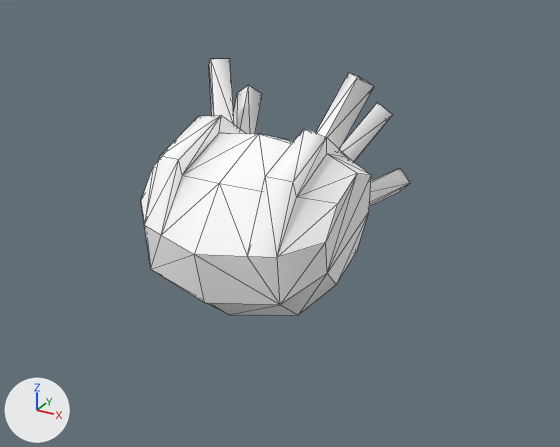
A saved change to the OBJ model Assets/Art/Nova1492/GXConverted/Models/Characters/MobAndBoss/datan_common_king-body_cf38d4b4.obj.
The view is the same before and after, from a camera (50 mm lens) standing at (2.39, -3.68, 2.21) and looking at (0.14, 0.41, 0.16). The lights are fixed; the arrows at lower left show +X, +Y and +Z. The picture after the commit comes second. Mesh edges are drawn as thin lines. Where no turn or scale is listed for an object, it has been applied to the vertices.

In view in the first picture: 'datan_common_king-body_cf38d4b4'.
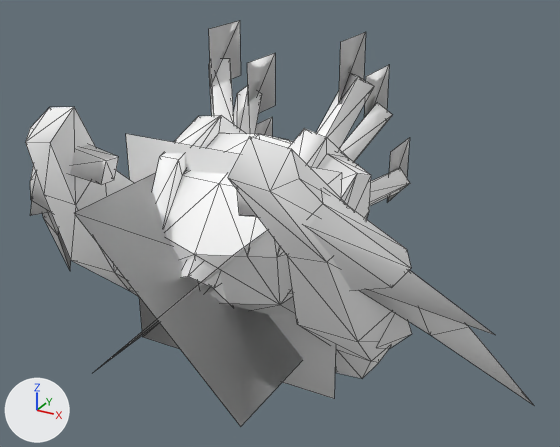
Where the change shows, as pixel boxes [x1, y1, x2, y2] in the pictures (560 x 447 px):
'datan_common_king-body_cf38d4b4_mesh09', added
    after: [228, 137, 533, 405]
'datan_common_king-body_cf38d4b4_mesh10', added
    after: [74, 134, 342, 426]
'datan_common_king-body_cf38d4b4_mesh08', added
    after: [26, 107, 138, 296]
'datan_common_king-body_cf38d4b4_mesh05', added
    after: [209, 20, 241, 87]
'datan_common_king-body_cf38d4b4_mesh04', added
    after: [247, 53, 275, 113]
'datan_common_king-body_cf38d4b4_mesh06', added
    after: [339, 32, 366, 104]
'datan_common_king-body_cf38d4b4_mesh07', added
    after: [181, 257, 232, 306]
'datan_common_king-body_cf38d4b4_mesh03', added
    after: [364, 65, 389, 118]
'datan_common_king-body_cf38d4b4_mesh02', added
    after: [387, 138, 409, 203]
'datan_common_king-body_cf38d4b4_mesh01', added (mostly hidden)
    after: [255, 117, 272, 137]

What changed in the scene script:
```text
Add me_datan_common_king_body_cf38d4b4_mesh10:
    me_datan_common_king_body_cf38d4b4_mesh10.from_pydata([(0.75, 0.0, 0.75), (0.75, 0.0, -0.75), (-0.75, 0.0, -0.75), (-0.75, 0.0, 0.75), (-0.53, -0.75, -0.53), (0.53, -0.75, 0.53), (0.53, 0.75, 0.53), (-0.53, 0.75, -0.53), (-0.53, -0.75, 0.53), (0.53, -0.75, -0.53), (0.53, 0.75, -0.53), (-0.53, 0.75, 0.53)], [], [(0, 1, 2), (2, 3, 0), (4, 5, 6), (6, 7, 4), (8, 9, 10), (10, 11, 8)])
    me_datan_common_king_body_cf38d4b4_mesh10.materials.append(mat_datan_common_king_body_cf38d4b4)  # white #ffffff
Add me_datan_common_king_body_cf38d4b4_mesh06:
    me_datan_common_king_body_cf38d4b4_mesh06.from_pydata([(0.453, 0.585, 0.957), (0.453, 0.585, 1.338), (0.453, 0.966, 1.338), (0.453, 0.966, 0.957)], [], [(0, 1, 2), (2, 3, 0)])
    me_datan_common_king_body_cf38d4b4_mesh06.materials.append(mat_datan_common_king_body_cf38d4b4)  # white #ffffff
Add me_datan_common_king_body_cf38d4b4_mesh05:
    me_datan_common_king_body_cf38d4b4_mesh05.from_pydata([(-0.484, 0.585, 0.957), (-0.484, 0.585, 1.338), (-0.484, 0.966, 1.338), (-0.484, 0.966, 0.957)], [], [(0, 1, 2), (2, 3, 0)])
    me_datan_common_king_body_cf38d4b4_mesh05.materials.append(mat_datan_common_king_body_cf38d4b4)  # white #ffffff
Add me_datan_common_king_body_cf38d4b4_mesh04:
    me_datan_common_king_body_cf38d4b4_mesh04.from_pydata([(-0.449, 1.0, 0.643), (-0.449, 1.0, 1.044), (-0.449, 1.4, 1.044), (-0.449, 1.4, 0.643)], [], [(0, 1, 2), (2, 3, 0)])
    me_datan_common_king_body_cf38d4b4_mesh04.materials.append(mat_datan_common_king_body_cf38d4b4)  # white #ffffff
Add me_datan_common_king_body_cf38d4b4_mesh03:
    me_datan_common_king_body_cf38d4b4_mesh03.from_pydata([(0.457, 0.995, 0.638), (0.457, 0.995, 1.049), (0.457, 1.405, 1.049), (0.457, 1.405, 0.638)], [], [(0, 1, 2), (2, 3, 0)])
    me_datan_common_king_body_cf38d4b4_mesh03.materials.append(mat_datan_common_king_body_cf38d4b4)  # white #ffffff
Add me_datan_common_king_body_cf38d4b4_mesh02:
    me_datan_common_king_body_cf38d4b4_mesh02.from_pydata([(0.573, 1.219, 0.104), (0.573, 1.219, 0.486), (0.573, 1.6, 0.486), (0.573, 1.6, 0.104)], [], [(0, 1, 2), (2, 3, 0)])
    me_datan_common_king_body_cf38d4b4_mesh02.materials.append(mat_datan_common_king_body_cf38d4b4)  # white #ffffff
Add me_datan_common_king_body_cf38d4b4_mesh01:
    me_datan_common_king_body_cf38d4b4_mesh01.from_pydata([(-0.588, 1.219, 0.104), (-0.588, 1.219, 0.486), (-0.588, 1.6, 0.486), (-0.588, 1.6, 0.104)], [], [(0, 1, 2), (2, 3, 0)])
    me_datan_common_king_body_cf38d4b4_mesh01.materials.append(mat_datan_common_king_body_cf38d4b4)  # white #ffffff
Add ob_datan_common_king_body_cf38d4b4_mesh10:
    ob_datan_common_king_body_cf38d4b4_mesh10 = bpy.data.objects.new('datan_common_king-body_cf38d4b4_mesh10', me_datan_common_king_body_cf38d4b4_mesh10)
    ob_datan_common_king_body_cf38d4b4_mesh10.location = (0.0, 0.0, 0.0)
Add ob_datan_common_king_body_cf38d4b4_mesh09:
    ob_datan_common_king_body_cf38d4b4_mesh09 = bpy.data.objects.new('datan_common_king-body_cf38d4b4_mesh09', me_datan_common_king_body_cf38d4b4_mesh09)  # 78 vertices, 107 faces; spans x -0.01..1.87, y -0.85..0.64, z -0.88..1.11; in mat_datan_common_king_body_cf38d4b4 (white #ffffff)
    ob_datan_common_king_body_cf38d4b4_mesh09.location = (0.0, 0.0, 0.0)
Add ob_datan_common_king_body_cf38d4b4_mesh08:
    ob_datan_common_king_body_cf38d4b4_mesh08 = bpy.data.objects.new('datan_common_king-body_cf38d4b4_mesh08', me_datan_common_king_body_cf38d4b4_mesh08)  # 78 vertices, 107 faces; spans x -1.85..0.01, y -0.85..0.64, z -0.88..1.11; in mat_datan_common_king_body_cf38d4b4 (white #ffffff)
    ob_datan_common_king_body_cf38d4b4_mesh08.location = (0.0, 0.0, 0.0)
Add ob_datan_common_king_body_cf38d4b4_mesh07:
    ob_datan_common_king_body_cf38d4b4_mesh07 = bpy.data.objects.new('datan_common_king-body_cf38d4b4_mesh07', me_datan_common_king_body_cf38d4b4_mesh07)  # 21 vertices, 34 faces; spans x -0.152..0.152, y -0.442..0.262, z -0.194..0.572; in mat_datan_common_king_body_cf38d4b4 (white #ffffff)
    ob_datan_common_king_body_cf38d4b4_mesh07.location = (0.0, 0.0, 0.0)
Add ob_datan_common_king_body_cf38d4b4_mesh06:
    ob_datan_common_king_body_cf38d4b4_mesh06 = bpy.data.objects.new('datan_common_king-body_cf38d4b4_mesh06', me_datan_common_king_body_cf38d4b4_mesh06)
    ob_datan_common_king_body_cf38d4b4_mesh06.location = (0.0, 0.0, 0.0)
Add ob_datan_common_king_body_cf38d4b4_mesh05:
    ob_datan_common_king_body_cf38d4b4_mesh05 = bpy.data.objects.new('datan_common_king-body_cf38d4b4_mesh05', me_datan_common_king_body_cf38d4b4_mesh05)
    ob_datan_common_king_body_cf38d4b4_mesh05.location = (0.0, 0.0, 0.0)
Add ob_datan_common_king_body_cf38d4b4_mesh04:
    ob_datan_common_king_body_cf38d4b4_mesh04 = bpy.data.objects.new('datan_common_king-body_cf38d4b4_mesh04', me_datan_common_king_body_cf38d4b4_mesh04)
    ob_datan_common_king_body_cf38d4b4_mesh04.location = (0.0, 0.0, 0.0)
Add ob_datan_common_king_body_cf38d4b4_mesh03:
    ob_datan_common_king_body_cf38d4b4_mesh03 = bpy.data.objects.new('datan_common_king-body_cf38d4b4_mesh03', me_datan_common_king_body_cf38d4b4_mesh03)
    ob_datan_common_king_body_cf38d4b4_mesh03.location = (0.0, 0.0, 0.0)
Add ob_datan_common_king_body_cf38d4b4_mesh02:
    ob_datan_common_king_body_cf38d4b4_mesh02 = bpy.data.objects.new('datan_common_king-body_cf38d4b4_mesh02', me_datan_common_king_body_cf38d4b4_mesh02)
    ob_datan_common_king_body_cf38d4b4_mesh02.location = (0.0, 0.0, 0.0)
Add ob_datan_common_king_body_cf38d4b4_mesh01:
    ob_datan_common_king_body_cf38d4b4_mesh01 = bpy.data.objects.new('datan_common_king-body_cf38d4b4_mesh01', me_datan_common_king_body_cf38d4b4_mesh01)
    ob_datan_common_king_body_cf38d4b4_mesh01.location = (0.0, 0.0, 0.0)
```
